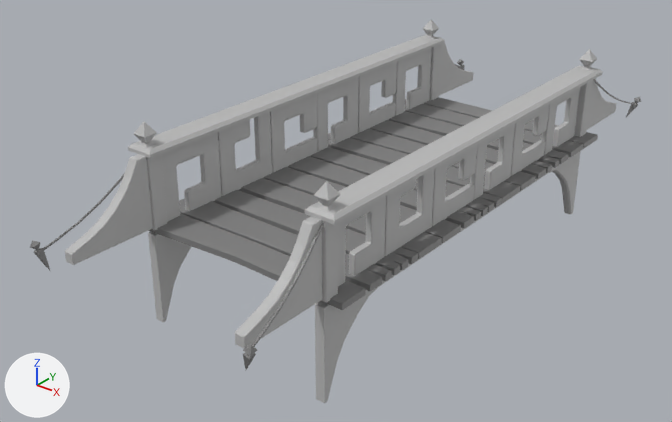
The FBX model Assets/Models/SM_Bridge_01.fbx: old version first, new version second.
Camera for both pictures: a 50 mm lens placed at (6.54, -9.29, 4.94), pointed at (-0.42, -0.6, -0.45). The lights are fixed; the arrows at lower left show +X, +Y and +Z. Where no turn or scale is listed for an object, it has been applied to the vertices.

The first picture shows 'SM_Bridge01'.
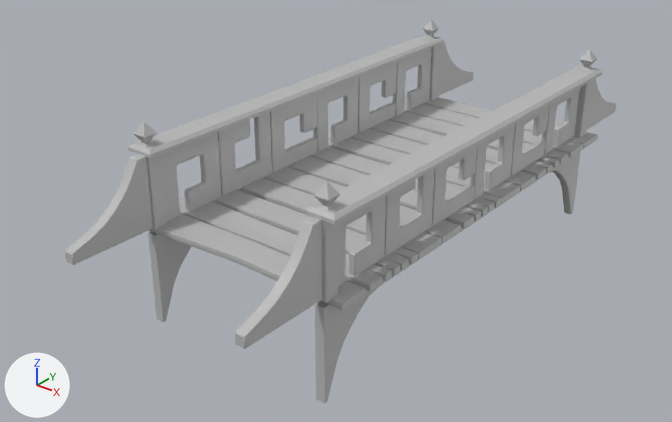
Where the newer file only moved an object's origin or applied its transform, the numbers keep the older frame.

The change, as JSON lines over the scene's bpy script:
```json
{"op": "add", "block": "mat_sm_bridge_01_sm_bridge_01sg9", "code": ["mat_sm_bridge_01_sm_bridge_01sg9 = principled_material('SM_Bridge_01:SM_Bridge_01SG9')", "mat_sm_bridge_01_sm_bridge_01sg9.base_color = (0.5, 0.5, 0.5)  # grey #bcbcbc"]}
{"op": "add", "block": "mat_sm_bridge_01_sm_bridge_01sg11", "code": ["mat_sm_bridge_01_sm_bridge_01sg11 = principled_material('SM_Bridge_01:SM_Bridge_01SG11')", "mat_sm_bridge_01_sm_bridge_01sg11.base_color = (0.5, 0.5, 0.5)  # grey #bcbcbc"]}
{"block": "me_mesh", "where": "# used by ob_sm_bridge01; location = (0.01, -2.99, -0.04)"}
{"op": "remove", "block": "me_mesh", "code": "me_mesh.from_pydata(...)  # 1855 vertices, 1666 faces; spans x -1.65..1.64, y -1.4..7.39, z -1.27..1.32"}
{"op": "remove", "block": "me_mesh", "code": "me_mesh.materials.append(mat_sm_bridge_01_sm_bridge_01sg13)  # grey #bcbcbc"}
{"op": "remove", "block": "me_mesh", "code": "me_mesh.materials.append(mat_wood)  # grey #828282"}
{"op": "add", "block": "me_mesh", "code": "me_mesh.from_pydata(...)  # 1687 vertices, 1506 faces; spans x -1.55..1.54, y -1.17..7.15, z -1.27..1.32"}
{"block": "me_mesh", "change": "me_mesh part 1: 8 loose pieces with 168 vertices, spanning x -1.65..1.64, y -1.4..7.39, z -0.07..0.94, are deleted"}
{"block": "me_mesh", "change": "me_mesh part 2: 322 faces spanning x -1.55..1.54, y -0.02..6.07, z -0.04..0.04 switch from mat_wood1 (grey #828282) to mat_sm_bridge_01_sm_bridge_01sg9 (grey #bcbcbc)"}
{"op": "add", "block": "me_mesh", "code": "me_mesh.materials.append(mat_sm_bridge_01_sm_bridge_01sg11)  # grey #bcbcbc"}
```

Boxes [x1, y1, x2, y2] around the edits, measured in the pictures (672 x 422 px):
```json
{"object": "SM_Bridge01", "change": "reshaped", "before": [30, 20, 641, 403], "after": [65, 20, 616, 403], "on screen": "10% narrower"}
{"part": 1, "of": "me_mesh", "change": "deleted", "before": [30, 59, 641, 370]}
{"part": 2, "of": "me_mesh", "change": "recoloured", "before": [148, 97, 598, 310], "after": [148, 97, 598, 310]}
```
